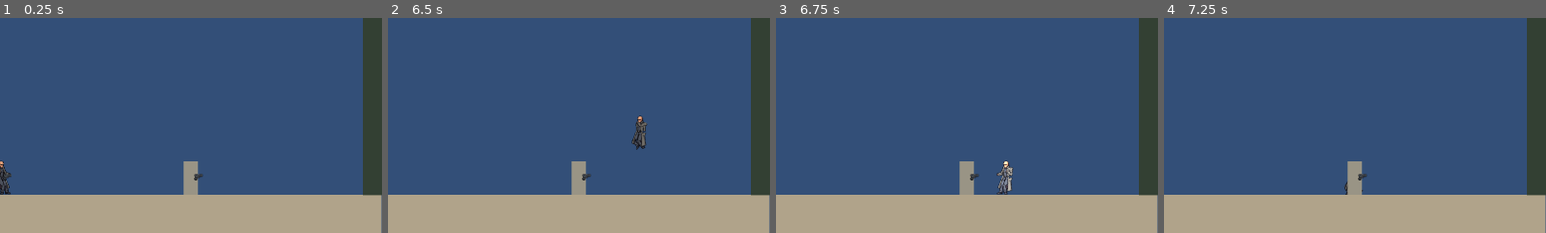
Above: before the commit, frames 1-4 (left to right).
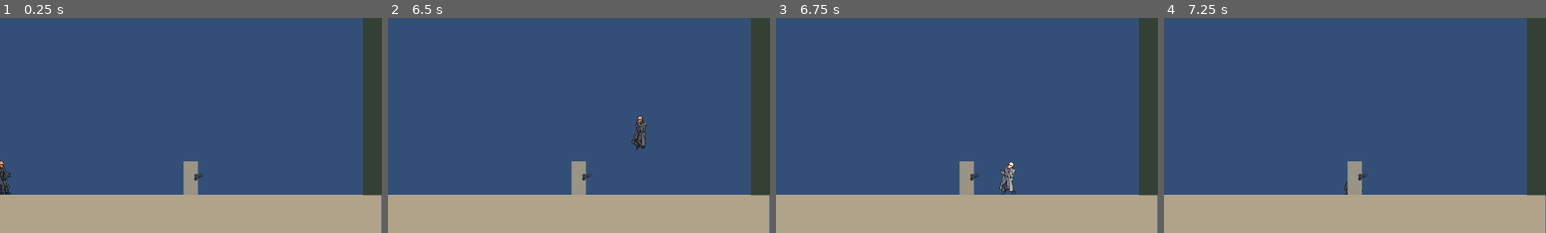
Above: after the commit, the same moments.

Repository: oplosy/fable
Game: Godot game, scene res://scenes/main.tscn
Two runs of this game, one before a commit and one after it. Both use one fixed random seed, a clock stepped at 60 frames per second and the inputs below.
Inputs (mouse positions are % of the whole screen's width and height, from its top left):
- Up to frame 1 (0.25 s): no input
- Up to frame 2 (6.5 s): tap Enter at 0.5 s; move the mouse to (72, 45) at 0.52 s; hold D (p1_right) 0.53-2.03 s; tap Shift (p1_run) at 0.6, 1.55, 2.85, 4.55, 6.05 s; click (72, 45) at 0.67 s; tap Space (p1_jump) at 0.77, 1.52, 3.02, 3.77, 4.52, 6.02 s; tap L at 0.8, 1.35, 2.3, 3.8, 5.3 s; move the mouse to (30, 55) at 1.27 s; move the mouse to (60, 28) at 2.02 s; hold A (p1_left) 2.03-2.78 s; tap J (p1_attack) at 2.1 s; move the mouse to (45, 70) at 2.77 s; hold D (p1_right) 2.78-4.28 s; click (45, 70) at 2.92 s; move the mouse to (80, 65) at 3.52 s; tap 1 (p1_slot_1) at 3.6 s; move the mouse to (20, 35) at 4.27 s; hold A (p1_left) 4.28-5.03 s; tap 2 (p1_slot_2) at 4.35 s; move the mouse to (55, 50) at 5.02 s; hold D (p1_right) 5.03-5.78 s; tap 3 (p1_slot_3) at 5.1 s; click (55, 50) at 5.17 s; move the mouse to (35, 25) at 5.77 s; hold A (p1_left) from 5.78 s (still down); tap 4 (p1_slot_4) at 5.85 s
- Up to frame 3 (6.75 s): keep holding A (p1_left); move the mouse to (72, 45) at 6.52 s; tap . (p2_attack) at 6.6 s
- Up to frame 4 (7.25 s): keep holding A (p1_left); tap Space (p1_jump) at 6.77 s; tap L at 6.8 s
The pictures show only the part of the screen within x 50-100%, y 50-100%; the shares and areas given below are measured in that part.

Frames 1-2 are identical in both runs. In frame 3, 0.5% of the frame differs, in the area x 57-63%, y 66-83%; in frame 4, nothing differs.

Commit message:
Pick combat clips from the fighter's hits and attacks

Diff:
--- a/scenes/fighter/fighter.gd
+++ b/scenes/fighter/fighter.gd
@@ -15,6 +15,8 @@
 ## `killer` is the last fighter that hit it within KILL_CREDIT_TIME (itself for a
 ## self-kill), or null when nobody did. Game modes score from this.
 signal died(killer: Fighter)
+## A hit landed (not blocked by invulnerability); animations restart their flinch on it.
+signal hit_taken
 
 ## Seconds a hit keeps its attacker credited, so a fall soon after a push still counts.
 const KILL_CREDIT_TIME := 5.0
@@ -30,6 +32,11 @@
 var aim_angle := 0.0
 ## From the character; a bare default class when there is none.
 var fighter_class: FighterClass
+## Whether the last hit pushed the fighter forwards (it came from behind). Animations
+## pick the flinch, fall and death direction from it.
+var hit_from_behind := false
+## Stun time of the last hit, so animations can tell light hits from heavy ones.
+var last_stun := 0.0
 
 var _hit_stun := 0.0
 var _down_time := 0.0
@@ -240,6 +247,10 @@
 	if knockback.y != 0.0:
 		velocity.y = knockback.y
 	var new_stun := stun if stun >= 0.0 else fighter_class.hit_stun_time
+	if knockback.x != 0.0:
+		hit_from_behind = knockback.x * facing > 0.0
+	last_stun = new_stun
+	hit_taken.emit()
 	# Hits that neither stun nor knock down (fire) hurt without interrupting the fighter.
 	if knocks_down or new_stun > 0.0:
 		melee.cancel()
@@ -292,11 +303,11 @@
 	collision_layer = 0 if is_dead() or is_invulnerable() else FIGHTERS_LAYER
 
 
-## Placeholder poses until animations exist: lying backwards when down or dead,
-## head-first while diving, squashed while rolling.
+## Placeholder poses where no clip exists yet: lying backwards when down or dead (only
+## without a rig, whose animator lays it down), head-first while diving, squashed while rolling.
 func _update_pose() -> void:
 	var now := state()
-	var lying := now == State.DEAD or now == State.DOWN
+	var lying := (now == State.DEAD or now == State.DOWN) and not has_node("Animator")
 	_visuals.rotation = -facing * PI / 2.0 if lying else (facing * PI / 2.0 if now == State.DIVE else 0.0)
 	_visuals.position.y = -6.0 if lying or now == State.DIVE else 0.0
 	_visuals.scale.y = 0.5 if now == State.ROLL else 1.0
--- a/scenes/fighter/rig_animator.gd
+++ b/scenes/fighter/rig_animator.gd
@@ -12,8 +12,14 @@
 const REFERENCE_LEG_LENGTH := 40.0
 ## Seconds two clips cross-fade when the clip changes.
 const BLEND := 0.1
+## Seconds to cross-fade into an attack, a flinch or a fall, short so the hit pose lands on time.
+const SNAP := 0.03
 ## Below this horizontal speed (world px/s) a crouched fighter counts as still.
 const STILL_SPEED := 5.0
+## A stun at least this long (s) gets the heavy flinch.
+const HEAVY_STUN := 0.4
+## Cosmetic one-shots that finish while the fighter stands still; any action cuts them.
+const SETTLING := ["land", "getup_back", "getup_front"]
 
 var fighter: Fighter
 var _rig: CharacterRig
@@ -21,6 +27,9 @@
 ## Clip name -> its reference_speed (world px/s); 0 for clips that do not follow speed.
 var _reference_speeds := {}
 var _was_airborne := false
+var _last_state := -1
+## Set by the fighter's hit_taken, so a new hit restarts the flinch.
+var _new_hit := false
 ## Coat part -> the two bottom corners of its hem relative to its pivot, in art px.
 var _hems := {}
 
@@ -28,6 +37,7 @@
 ## Loads every clip in CLIPS_DIR for this rig. Call once both are in the tree.
 func setup(target: Fighter, rig: CharacterRig) -> void:
 	fighter = target
+	fighter.hit_taken.connect(func() -> void: _new_hit = true)
 	_rig = rig
 	_leg_scale = rig.leg_length() / REFERENCE_LEG_LENGTH
 	root_node = get_path_to(rig)
@@ -54,22 +64,68 @@
 
 
 func _choose_clip() -> void:
-	var clip := _pick()
-	var landed := _was_airborne and fighter.is_on_floor()
+	var state := fighter.state()
+	# A hit in front throws the body back; a hit from behind throws it on its face.
+	var fall := "front" if fighter.hit_from_behind else "back"
+	var restart := state != _last_state
+	var clip := ""
+	var blend := SNAP
+	match state:
+		Fighter.State.DEAD:
+			clip = "death_" + fall
+		Fighter.State.DOWN:
+			clip = "knockdown_" + fall
+			if assigned_animation == "lying_" + fall or (assigned_animation == clip and not is_playing()):
+				clip = "lying_" + fall
+		Fighter.State.STUN:
+			clip = _flinch()
+			restart = restart or _new_hit
+		Fighter.State.ATTACK:
+			clip = _attack_clip()
+		_:
+			restart = false
+			blend = BLEND
+			clip = _pick()
+			if clip == "idle":
+				if _last_state == Fighter.State.DOWN:
+					clip = "getup_" + fall
+				elif _was_airborne and fighter.is_on_floor():
+					clip = "land"
+				elif current_animation in SETTLING:
+					clip = current_animation
+	_new_hit = false
+	_last_state = state
 	_was_airborne = not fighter.is_on_floor()
-	if clip == "idle":
-		if landed and has_animation("land"):
-			clip = "land"
-		elif current_animation == "land":
-			return
 	if not has_animation(clip):
 		clip = "idle"
 		if not has_animation(clip):
 			return
 	var reference: float = _reference_speeds.get(clip, 0.0)
 	speed_scale = absf(fighter.velocity.x) / (reference * _leg_scale) if reference > 0.0 else 1.0
-	if clip != current_animation:
-		play(clip, BLEND)
+	# Finished one-shot clips stay assigned and hold their last pose.
+	if clip != assigned_animation:
+		play(clip, blend)
+	elif restart:
+		play(clip)
+		seek(0.0, true)
+
+
+## The flinch for the last hit: in the air, or light or heavy from in front or behind.
+func _flinch() -> String:
+	if not fighter.is_on_floor():
+		return "hit_air"
+	var weight := "heavy" if fighter.last_stun >= HEAVY_STUN else "light"
+	return "hit_%s_%s" % ["back" if fighter.hit_from_behind else "front", weight]
+
+
+## The running attack's clip: "<animation>_<place in the combo>" when there is one (three
+## jabs alternate fists), else "<animation>".
+func _attack_clip() -> String:
+	var attack := fighter.melee.current_attack()
+	if attack == null or attack.animation == &"":
+		return "idle"
+	var numbered := "%s_%d" % [attack.animation, fighter.melee.combo_index() + 1]
+	return numbered if has_animation(numbered) else String(attack.animation)
 
 
 ## A stiff coat part whose hem would go through the floor (crouching, landing) is
--- a/tests/test_animation.gd
+++ b/tests/test_animation.gd
@@ -3,7 +3,8 @@
 
 ## A rigged fighter plays the clip that matches what it does: idle, walk and run (at the
 ## speed its legs match), crouching (feet flat, coat off the floor), jumping, falling
-## and landing.
+## and landing; attacks play their own clip, hits a flinch, and a knockdown falls, lies
+## and gets up on the side the hit came from.
 
 const CLIPS := ["idle", "walk", "run", "jump_rise", "fall", "land", "crouch_idle", "crouch_walk"]
 
@@ -65,3 +66,33 @@
 	check(animator.current_animation == "land", "touching down plays land")
 	await physics_frames(20)
 	check(animator.current_animation == "idle", "land goes back to idle")
+
+	input.attack = true
+	await physics_frames(2)
+	input.attack = false
+	check(animator.current_animation == "fast_jab_1", "the first jab of the combo plays fast_jab_1 (%s)" % animator.current_animation)
+	await physics_frames(30)
+
+	fighter.take_hit(1, Vector2(-40, 0), 0.2)
+	await physics_frames(2)
+	check(animator.current_animation == "hit_front_light", "a short stun from in front plays hit_front_light (%s)" % animator.current_animation)
+	await physics_frames(30)
+	fighter.take_hit(1, Vector2(40, 0), 0.5)
+	await physics_frames(2)
+	check(animator.current_animation == "hit_back_heavy", "a long stun from behind plays hit_back_heavy (%s)" % animator.current_animation)
+	await physics_frames(60)
+
+	fighter.take_hit(1, Vector2(-40, 0), -1.0, true)
+	await physics_frames(3)
+	check(animator.current_animation == "knockdown_back", "a knockdown from in front falls on the back")
+	await physics_frames(40)
+	check(animator.current_animation == "lying_back", "the fall ends lying on the back")
+	while fighter.is_knocked_down():
+		await physics_frames(1)
+	await physics_frames(2)
+	check(animator.current_animation == "getup_back", "getting up plays getup_back")
+
+	await physics_frames(60)
+	fighter.take_hit(9999, Vector2(40, 0))
+	await physics_frames(3)
+	check(animator.current_animation == "death_front", "a killing hit from behind plays death_front (%s)" % animator.current_animation)
